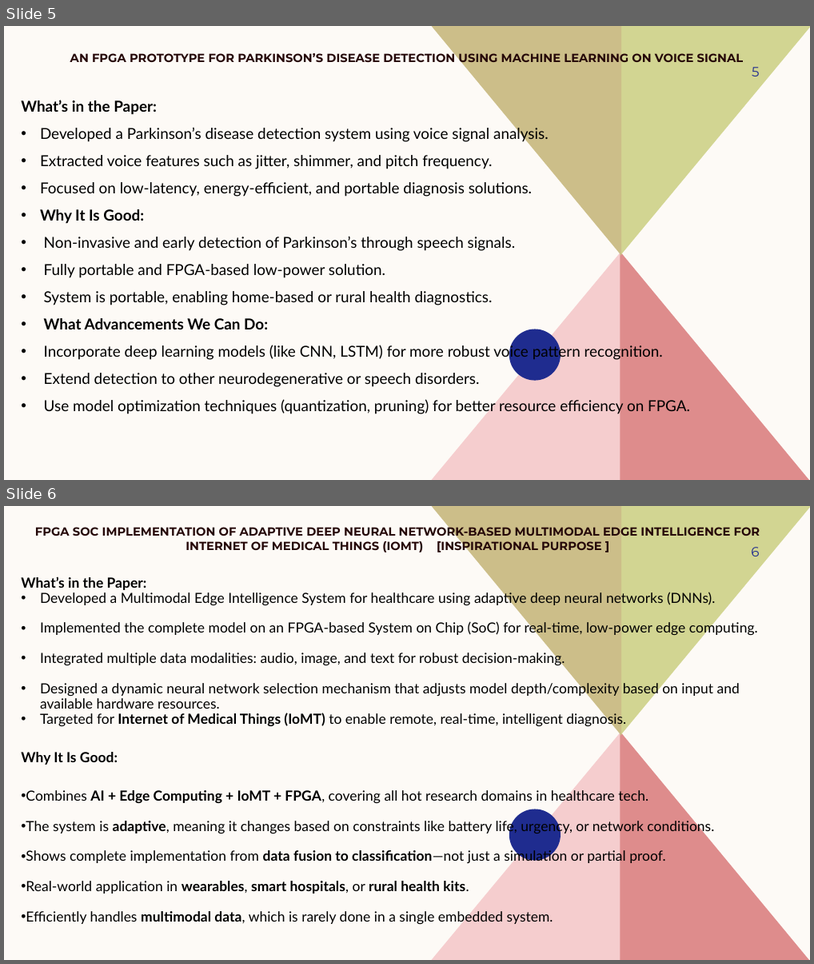
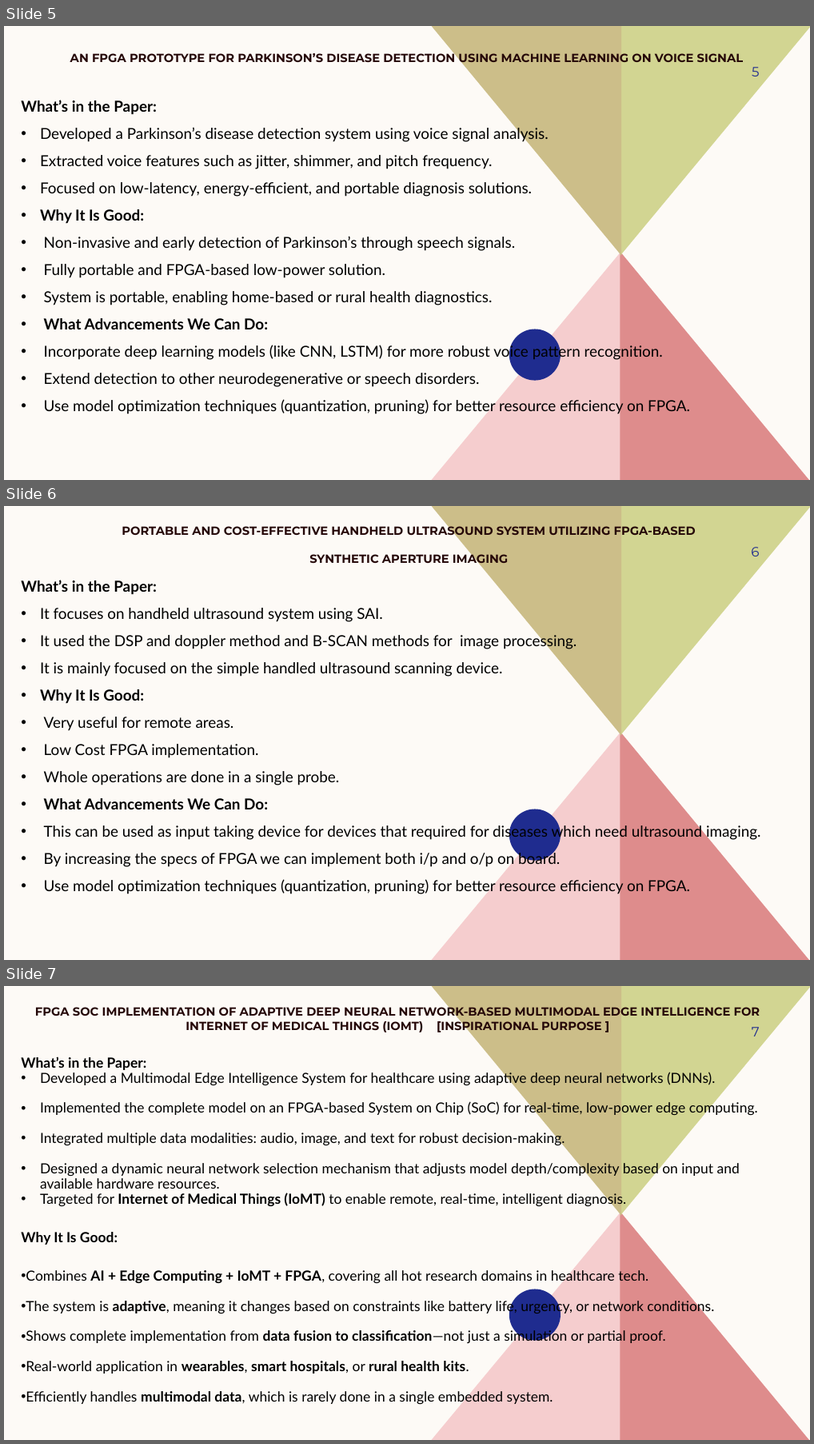
Before and after one commit to pkpkp456/ShotSense-Edge, a slide deck: Project.pptx. Shown one above the other, each under a label of ours: slides 5 and 6 before the commit, slides 5, 6 and 7 after it. The pictures are 814x964 and 814x1444 pixels, drawn with LibreOffice and Linux fonts; fonts in the diff are those of the drawing. Boxes give left, top, right and bottom in pixels: in the first picture for what was removed or moved away, otherwise in the second. Text is boxed around its words. In the diff, an @@ line names an element or a change of style, - is before the commit and + after.

```diff
--- a/Project.pptx
+++ b/Project.pptx
@@ slide 6 added at [4,506,810,960], background #FDFAF6; not listed: 5 template elements that a slide beside it also shows @@
@@ title added at [122,524,696,567], 14 pt, text #260708, bold @@
+PORTABLE AND COST-EFFECTIVE HANDHELD ULTRASOUND SYSTEM UTILIZING FPGA-BASED
+SYNTHETIC APERTURE IMAGING
@@ page number added at [751,547,759,556], 16 pt, text #1F2C8F @@
+6
@@ text added at [21,580,762,895], 18 pt, text #000000 @@
+What’s in the Paper:
+• It focuses on handheld ultrasound system using SAI.
+• It used the DSP and doppler method and B-SCAN methods for image processing.
+• It is mainly focused on the simple handled ultrasound scanning device.
+• Why It Is Good:
+• Very useful for remote areas.
+• Low Cost FPGA implementation.
+• Whole operations are done in a single probe.
+• What Advancements We Can Do:
+• This can be used as input taking device for devices that required for diseases which need ultrasound imaging.
+• By increasing the specs of FPGA we can implement both i/p and o/p on board.
+• Use model optimization techniques (quantization, pruning) for better resource efficiency on FPGA.
@@ what was slide 6 is now slide 7 @@
@@ page number at [752,1027,760,1036]: text changed @@
-6
+7
```
Also in this commit, not shown: 4 slides changed, 2 other files.
